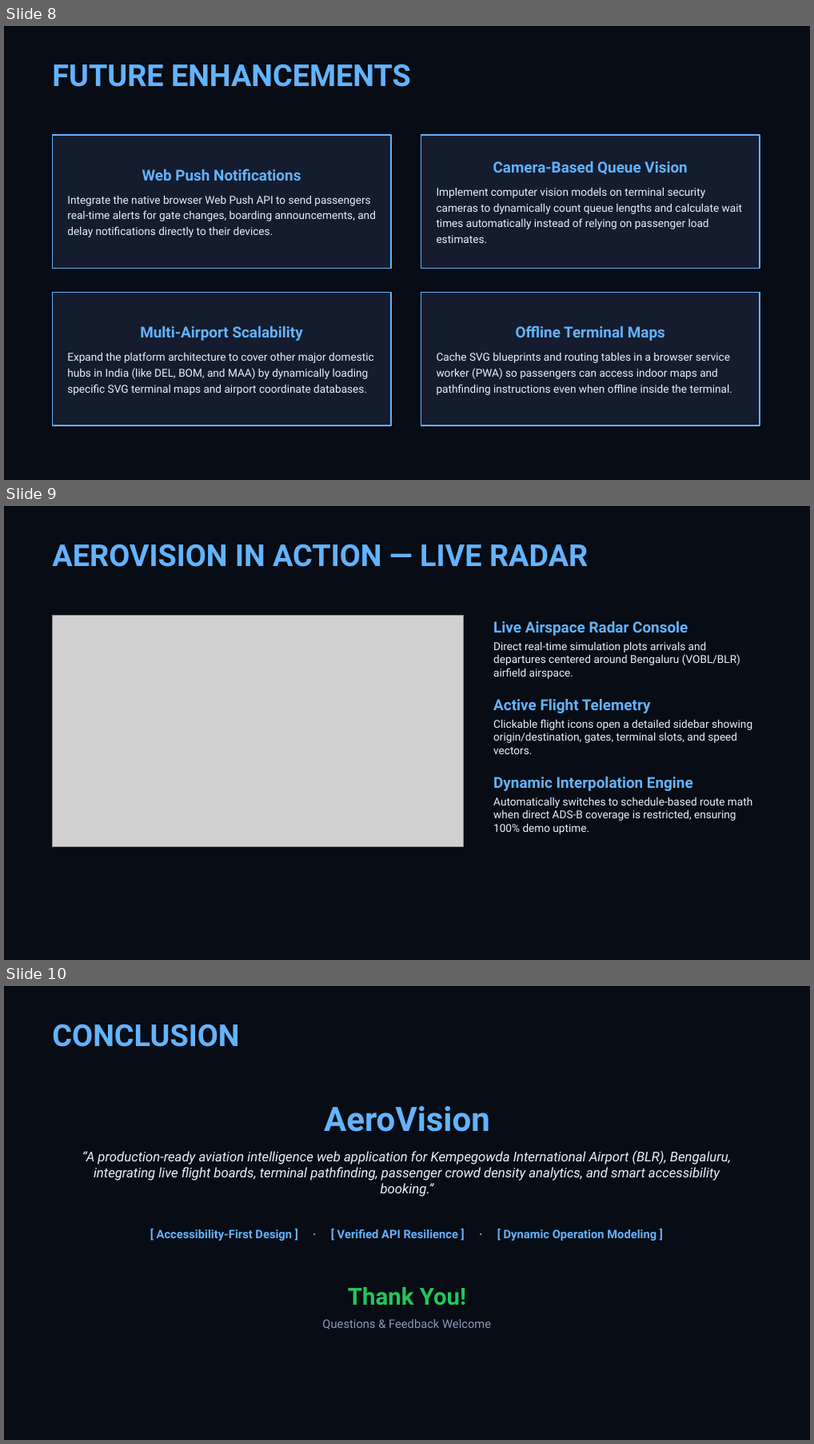
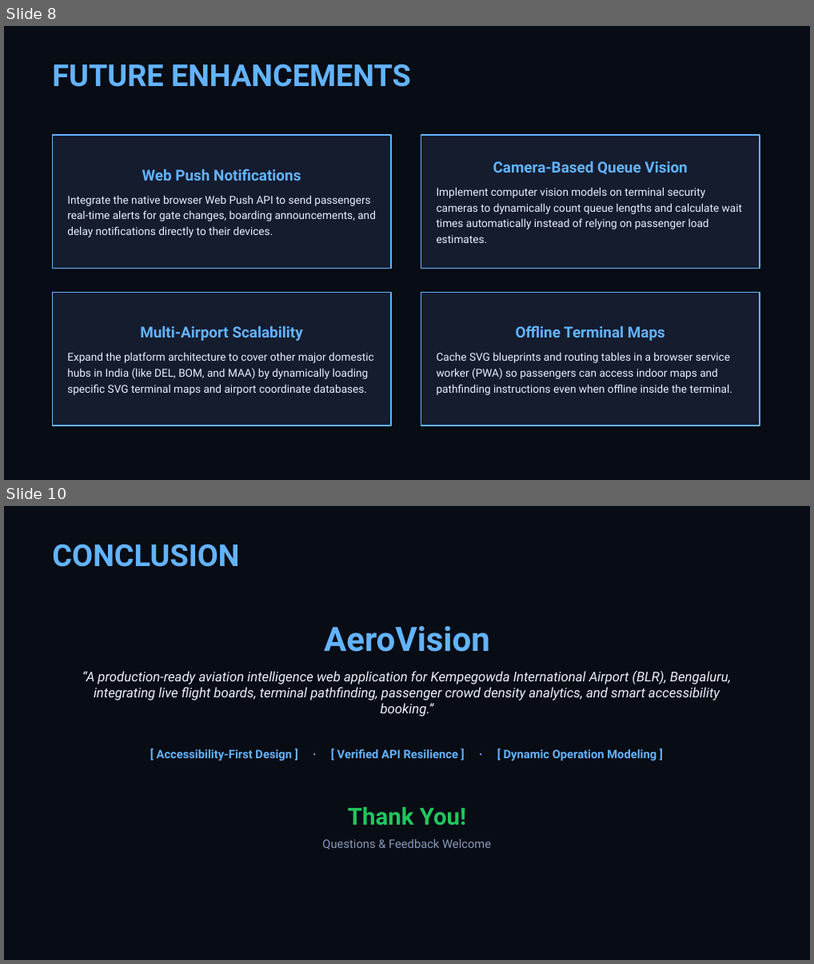
Before and after one commit to Sriram-Bhaskara/aerovision-, a slide deck: AeroVision_Presentation.pptx. Shown one above the other, each under a label of ours: slides 8, 9 and 10 before the commit, slides 8 and 10 after it; the slides between them are not shown. The pictures are 814x1444 and 814x964 pixels, drawn with LibreOffice and Linux fonts; fonts in the diff are those of the drawing; grey boxes stand for pictures. Boxes give left, top, right and bottom in pixels: in the first picture for what was removed or moved away, otherwise in the second. Text is boxed around its words. In the diff, an @@ line names an element or a change of style, - is before the commit and + after.

Commit message:
Update radar slide to full-screen image without explanations

```diff
--- a/AeroVision_Presentation.pptx
+++ b/AeroVision_Presentation.pptx
@@ slide 9 removed at box(4, 506, 810, 960), background #080C14 @@
@@ text removed at box(52, 544, 588, 567) @@
-AEROVISION IN ACTION — LIVE RADAR
@@ picture removed at box(52, 615, 464, 847) @@
@@ text removed at box(494, 621, 753, 834) @@
-Live Airspace Radar Console
-Direct real-time simulation plots arrivals and departures centered around Bengaluru (VOBL/BLR) airfield airspace.
-Active Flight Telemetry
-Clickable flight icons open a detailed sidebar showing origin/destination, gates, terminal slots, and speed vectors.
-Dynamic Interpolation Engine
-Automatically switches to schedule-based route math when direct ADS-B coverage is restricted, ensuring 100% demo uptime.
```
Also in this commit, not shown: 1 slide added, 2 other files.
